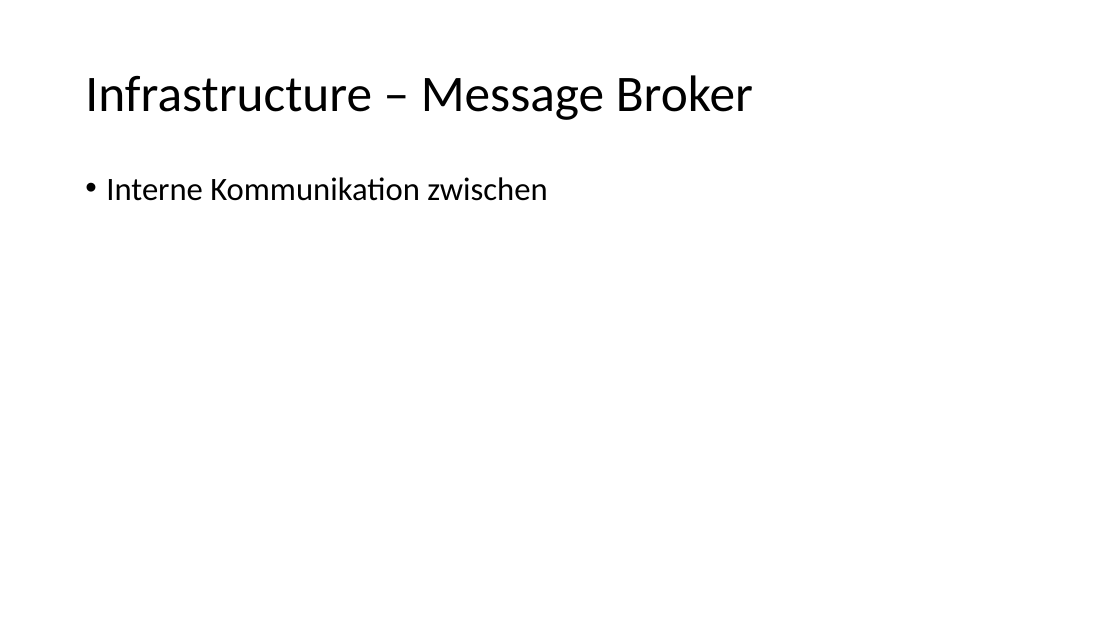
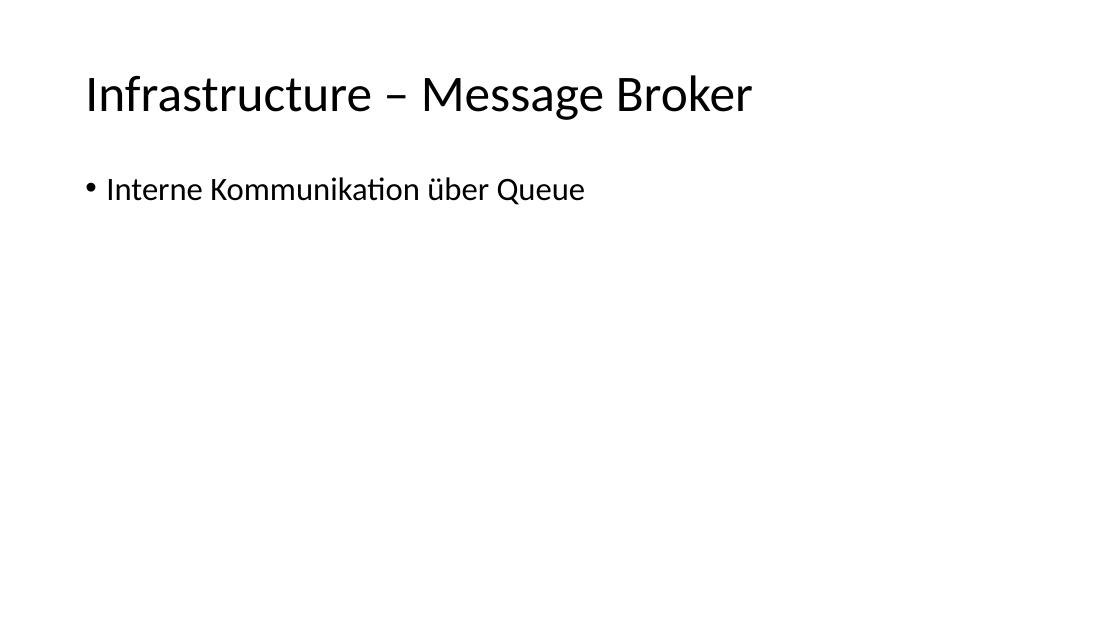
Before and after one commit to ChristophEnglisch/CompanyManagement, a slide deck: slide 11 of docs/Firmenverwaltung Services.pptx. Drawn at 1120x630 pixels with LibreOffice and Linux fonts; fonts in the diff are those of the drawing. Boxes give left, top, right and bottom in pixels: in the first picture for what was removed or moved away, otherwise in the second. Text is boxed around its words. In the diff, an @@ line names an element or a change of style, - is before the commit and + after.

```diff
--- a/docs/Firmenverwaltung Services.pptx
+++ b/docs/Firmenverwaltung Services.pptx
@@ text at <box>106,177,586,205</box>: text changed @@
-• Interne Kommunikation zwischen
+• Interne Kommunikation über Queue
```
Also in this commit, not shown: 4 other slides changed, 5 other files.
